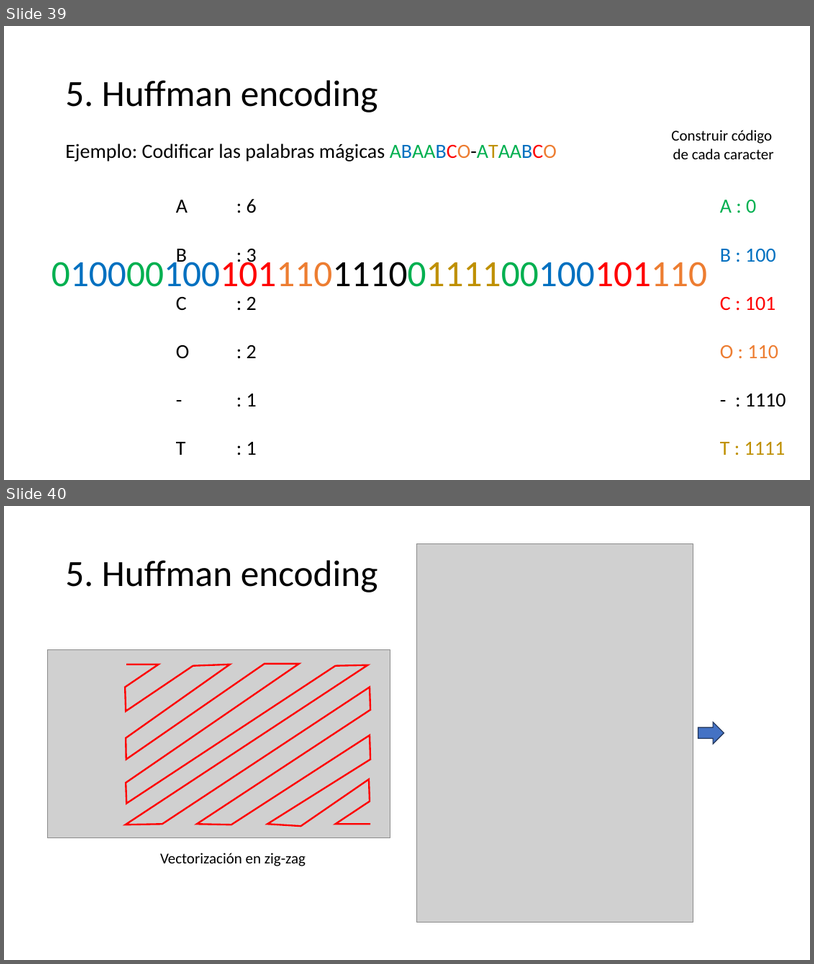
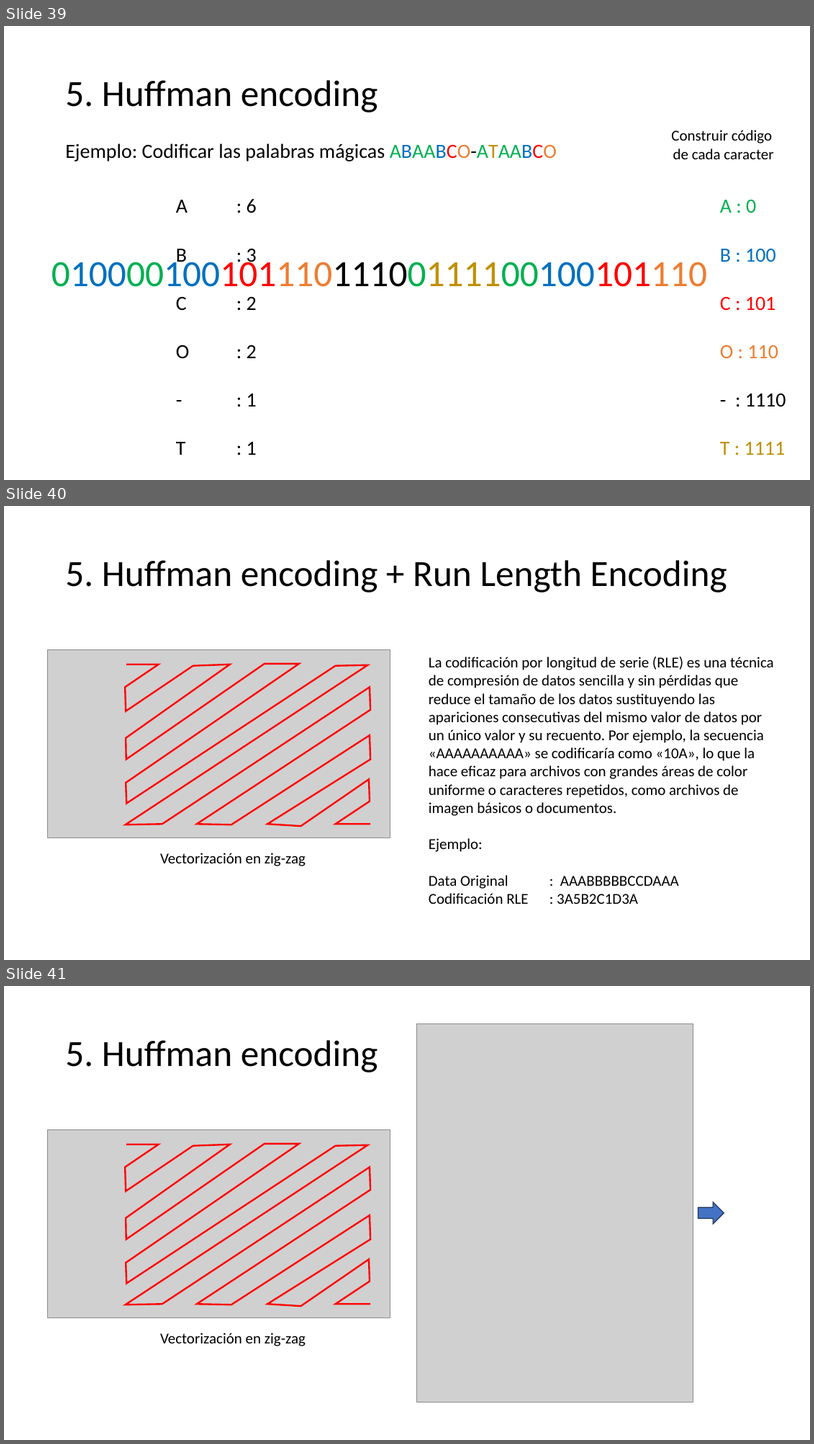
Before and after one commit to domingomery/imagenes, a slide deck: clases/Cap04_Sistemas_Lineales/presentations/IMG04_TransformadaDCT.pptx. Shown one above the other, each under a label of ours: slides 39 and 40 before the commit, slides 39, 40 and 41 after it. The pictures are 814x964 and 814x1444 pixels, drawn with LibreOffice and Linux fonts; fonts in the diff are those of the drawing; grey boxes stand for pictures. Boxes give left, top, right and bottom in pixels: in the first picture for what was removed or moved away, otherwise in the second. Text is boxed around its words. In the diff, an @@ line names an element or a change of style, - is before the commit and + after.

```diff
--- a/clases/Cap04_Sistemas_Lineales/presentations/IMG04_TransformadaDCT.pptx
+++ b/clases/Cap04_Sistemas_Lineales/presentations/IMG04_TransformadaDCT.pptx
@@ slide 40 added at (4,506,810,960), background #FFFFFF @@
@@ title added at (65,560,728,592), 44 pt, text #000000 @@
+5. Huffman encoding + Run Length Encoding
@@ picture added at (47,650,390,838) @@
@@ text added at (429,656,774,903), 18 pt, text #000000 @@
+La codificación por longitud de serie (RLE) es una técnica de compresión de datos sencilla y sin pérdidas que reduce el tamaño de los datos sustituyendo las apariciones consecutivas del mismo valor de datos por un único valor y su recuento. Por ejemplo, la secuencia «AAAAAAAAAA» se codificaría como «10A», lo que la hace eficaz para archivos con grandes áreas de color uniforme o caracteres repetidos, como archivos de imagen básicos o documentos.
+Ejemplo:
+Data Original : AAABBBBBCCDAAA
+Codificación RLE : 3A5B2C1D3A
@@ freeform shape added at (125,664,370,826), outline #FF0000 2 pt @@
@@ text added at (160,852,306,866), 18 pt, text #000000 @@
+Vectorización en zig-zag
@@ what was slide 40 is now slide 41 @@
```
Also in this commit, not shown: 1 slide changed, 18 other files.
